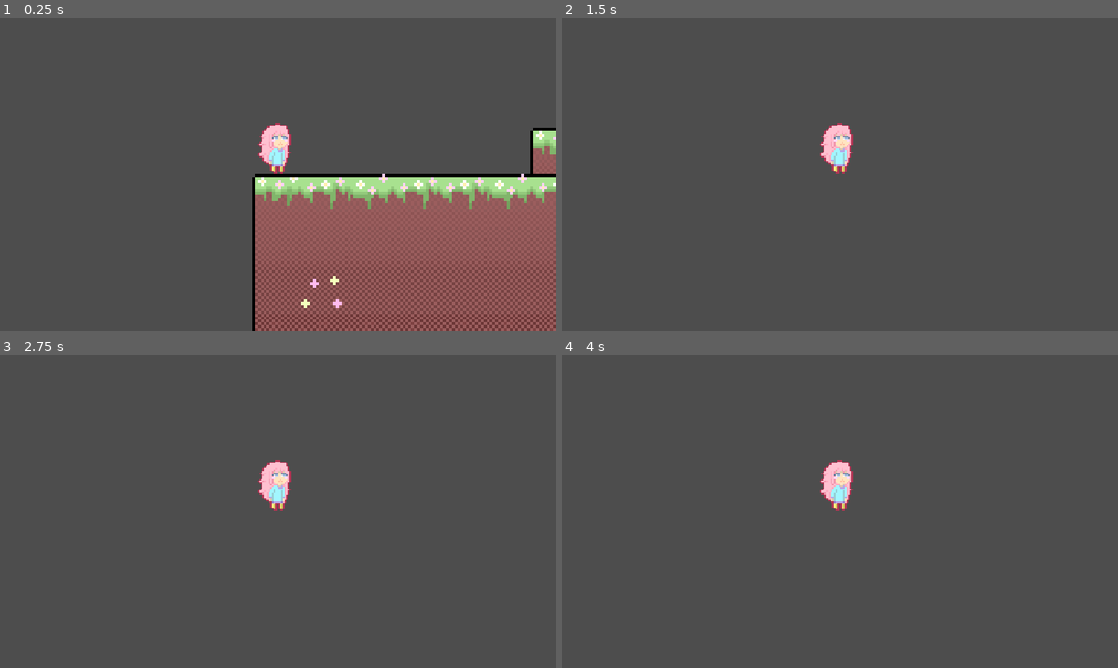
Above: before the commit, frames 1-4 (two rows, left to right).
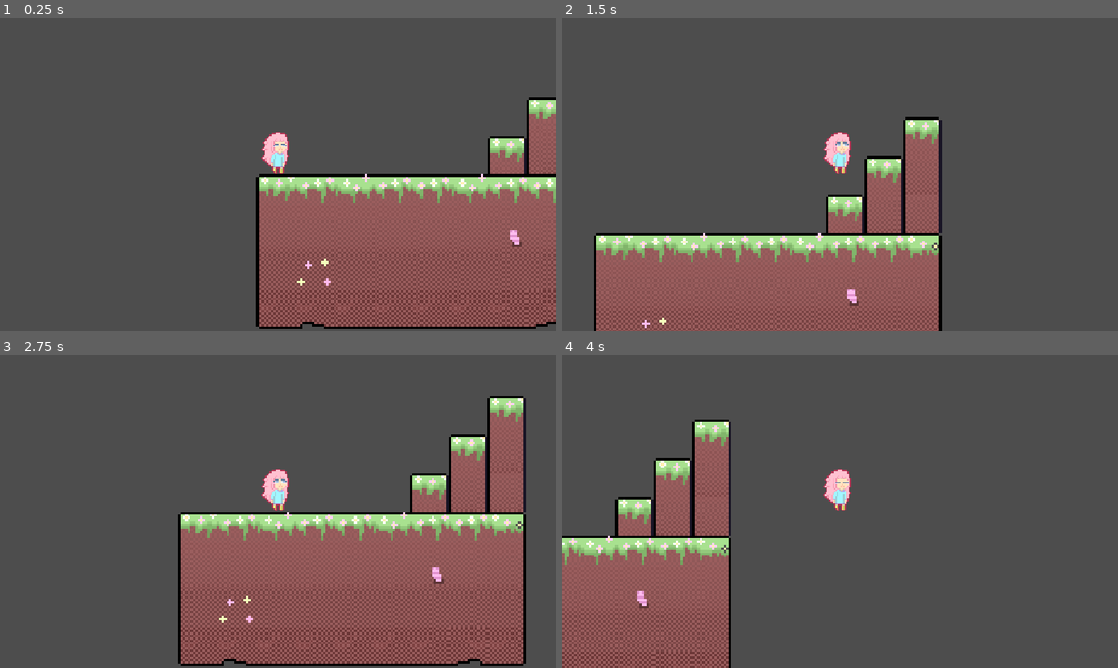
Above: after the commit, the same moments.

Repository: tetora-nagumo/PlatformerPractice
Game: Godot game, scene res://Assests/Scenes/Areas/area_1.tscn
The game is run twice, just before and just after one commit, with the same random seed, the same clock (stepped at 60 frames per second) and the same inputs.
Inputs:
- Up to frame 1 (0.25 s): no input
- Up to frame 2 (1.5 s): tap Enter at 0.5 s; hold D (move_right) from 0.53 s (still down); tap Space (jump) at 0.6, 0.77, 1.07, 1.35 s
- Up to frame 3 (2.75 s): tap Space (jump) at 1.52, 1.82, 2.1 s; release D (move_right) at 2.03 s; hold A (move_left) from 2.03 s (still down)
- Up to frame 4 (4 s): release A (move_left) at 2.78 s; hold D (move_right) from 2.78 s (still down); tap Space (jump) at 2.85, 3.02, 3.32, 3.6, 3.77 s

The runs differ from the first frame. In frame 1, 12% of the frame differs, in the area x 45-100%, y 25-100%; in frame 2, 25%; in frame 3, 36%, in the area x 32-95%, y 13-100%; in frame 4, 18%.

Commit message:
animations

Diff:
--- a/platformer-/Assests/Scenes/player.tscn
+++ b/platformer-/Assests/Scenes/player.tscn
@@ -2,6 +2,80 @@
 
 [ext_resource type="Script" uid="uid://dj7qqh32p81jd" path="res://Assests/Scripts/player_controller.gd" id="1_3sr3p"]
 [ext_resource type="Texture2D" uid="uid://o0xjpce0fqn5" path="res://Assests/Sprites/Walk.png" id="1_g31ij"]
+[ext_resource type="Script" uid="uid://c51gxubxhqamt" path="res://Assests/Scripts/player_animator.gd" id="2_0g0s7"]
+
+[sub_resource type="Animation" id="Animation_8splq"]
+resource_name = "Move"
+length = 0.6
+loop_mode = 2
+tracks/0/type = "value"
+tracks/0/imported = false
+tracks/0/enabled = true
+tracks/0/path = NodePath("PlayerAnimator/Sprite2D:region_rect")
+tracks/0/interp = 0
+tracks/0/loop_wrap = true
+tracks/0/keys = {
+"times": PackedFloat32Array(0, 0.15, 0.3, 0.45, 0.6),
+"transitions": PackedFloat32Array(1, 1, 1, 1, 0.96593595),
+"update": 0,
+"values": [Rect2(0, 0, 31.42, 32), Rect2(32, 0, 31.42, 32), Rect2(64, 0, 31.42, 32), Rect2(0, 32, 31.42, 32), Rect2(0, 0, 31.42, 32)]
+}
+
+[sub_resource type="Animation" id="Animation_3sr3p"]
+length = 0.001
+tracks/0/type = "value"
+tracks/0/imported = false
+tracks/0/enabled = true
+tracks/0/path = NodePath("PlayerAnimator/Sprite2D:region_rect")
+tracks/0/interp = 1
+tracks/0/loop_wrap = true
+tracks/0/keys = {
+"times": PackedFloat32Array(0),
+"transitions": PackedFloat32Array(1),
+"update": 0,
+"values": [Rect2(32, 64, 31.42, 32)]
+}
+
+[sub_resource type="Animation" id="Animation_0g0s7"]
+resource_name = "idle"
+loop_mode = 1
+tracks/0/type = "value"
+tracks/0/imported = false
+tracks/0/enabled = true
+tracks/0/path = NodePath("PlayerAnimator/Sprite2D:region_rect")
+tracks/0/interp = 0
+tracks/0/loop_wrap = true
+tracks/0/keys = {
+"times": PackedFloat32Array(0, 0.1, 0.2, 0.3, 0.4, 1, 3, 4),
+"transitions": PackedFloat32Array(1, 1, 1, 1, 1, 1, 1, 1),
+"update": 0,
+"values": [Rect2(0, 0, 31.42, 32), Rect2(0, 64, 31.42, 32), Rect2(32, 64, 31.42, 32), Rect2(0, 64, 31.42, 32), Rect2(0, 0, 31.42, 32), Rect2(0, 0, 31.42, 32), Rect2(0, 64, 31.42, 32), Rect2(0, 0, 31.42, 32)]
+}
+
+[sub_resource type="Animation" id="Animation_oqkfw"]
+resource_name = "jump"
+length = 0.19999999999999998
+loop_mode = 1
+tracks/0/type = "value"
+tracks/0/imported = false
+tracks/0/enabled = true
+tracks/0/path = NodePath("PlayerAnimator/Sprite2D:region_rect")
+tracks/0/interp = 0
+tracks/0/loop_wrap = true
+tracks/0/keys = {
+"times": PackedFloat32Array(0, 0.099999994, 0.19999999),
+"transitions": PackedFloat32Array(1, 1, 1),
+"update": 0,
+"values": [Rect2(0, 0, 31.42, 32), Rect2(64, 32, 31.42, 32), Rect2(0, 0, 31.42, 32)]
+}
+
+[sub_resource type="AnimationLibrary" id="AnimationLibrary_8splq"]
+_data = {
+&"Move": SubResource("Animation_8splq"),
+&"RESET": SubResource("Animation_3sr3p"),
+&"idle": SubResource("Animation_0g0s7"),
+&"jump": SubResource("Animation_oqkfw")
+}
 
 [sub_resource type="CapsuleShape2D" id="CapsuleShape2D_lolmy"]
 radius = 4.0
@@ -9,21 +83,27 @@
 
 [node name="player" type="CharacterBody2D" unique_id=536172656]
 script = ExtResource("1_3sr3p")
+speed = 5.0
+jump_power = 8.0
 
 [node name="Camera2D" type="Camera2D" parent="." unique_id=1398740879]
-zoom = Vector2(6, 6)
+zoom = Vector2(5, 5)
 
-[node name="Animator" type="Node2D" parent="." unique_id=564457425]
+[node name="PlayerAnimator" type="Node2D" parent="." unique_id=564457425]
+script = ExtResource("2_0g0s7")
 
-[node name="AnimationPlayer" type="AnimationPlayer" parent="Animator" unique_id=428453196]
+[node name="AnimationPlayer" type="AnimationPlayer" parent="PlayerAnimator" unique_id=428453196]
 root_node = NodePath("../..")
+libraries/ = SubResource("AnimationLibrary_8splq")
+autoplay = &"idle"
+speed_scale = 1.3
 
-[node name="Sprite2D" type="Sprite2D" parent="Animator" unique_id=693167468]
+[node name="Sprite2D" type="Sprite2D" parent="PlayerAnimator" unique_id=693167468]
 position = Vector2(-1, -9.000001)
 scale = Vector2(0.546875, 0.546875)
 texture = ExtResource("1_g31ij")
 region_enabled = true
-region_rect = Rect2(0, 0, 32, 32)
+region_rect = Rect2(32, 64, 31.42, 32)
 
 [node name="CollisionShape2D" type="CollisionShape2D" parent="." unique_id=718882574]
 position = Vector2(0, -9)
--- /dev/null
+++ b/platformer-/Assests/Scripts/player_animator.gd
@@ -0,0 +1,3 @@
+extends Node2D
+
+@export var player_controller : PlayerController
--- a/platformer-/Assests/Scripts/player_controller.gd
+++ b/platformer-/Assests/Scripts/player_controller.gd
@@ -1,8 +1,16 @@
 extends CharacterBody2D
+class_name PlayerController
+
+@export var speed = 10.0
+@export var jump_power = 10.0
+
+var speed_multiplier = 30.0
+var jump_multiplier = -30.0
+var direction = 0
 
 
-const SPEED = 300.0
-const JUMP_VELOCITY = -400.0
+#const SPEED = 300.0
+#const JUMP_VELOCITY = -400.0
 
 
 func _physics_process(delta: float) -> void:
@@ -12,14 +20,14 @@
 
 	# Handle jump.
 	if Input.is_action_just_pressed("jump") and is_on_floor():
-		velocity.y = JUMP_VELOCITY
+		velocity.y = jump_power * jump_multiplier
 
 	# Get the input direction and handle the movement/deceleration.
 	# As good practice, you should replace UI actions with custom gameplay actions.
-	var direction := Input.get_axis("move_left", "move_right")
+	direction = Input.get_axis("move_left", "move_right")
 	if direction:
-		velocity.x = direction * SPEED
+		velocity.x = direction * speed * speed_multiplier
 	else:
-		velocity.x = move_toward(velocity.x, 0, SPEED)
+		velocity.x = move_toward(velocity.x, 0, speed * speed_multiplier)
 
 	move_and_slide()
Not shown, added: platformer-/Assests/Scripts/player_animator.gd.uid
Binary file removed: platformer-/Assests/Sprites/Spritesheet.png
Not shown, removed: platformer-/Assests/Sprites/Spritesheet.png.import
Binary file removed: platformer-/Assests/Sprites/Tile1.png
Not shown, removed: platformer-/Assests/Sprites/Tile1.png.import
Binary file removed: platformer-/Assests/Sprites/Tile2.png
Not shown, removed: platformer-/Assests/Sprites/Tile2.png.import
Binary file removed: platformer-/Assests/Sprites/Tile3.png
Not shown, removed: platformer-/Assests/Sprites/Tile3.png.import
Binary file removed: platformer-/Assests/Sprites/Tile4.png
Not shown, removed: platformer-/Assests/Sprites/Tile4.png.import
Binary file changed: platformer-/Assests/Sprites/Walk.png
